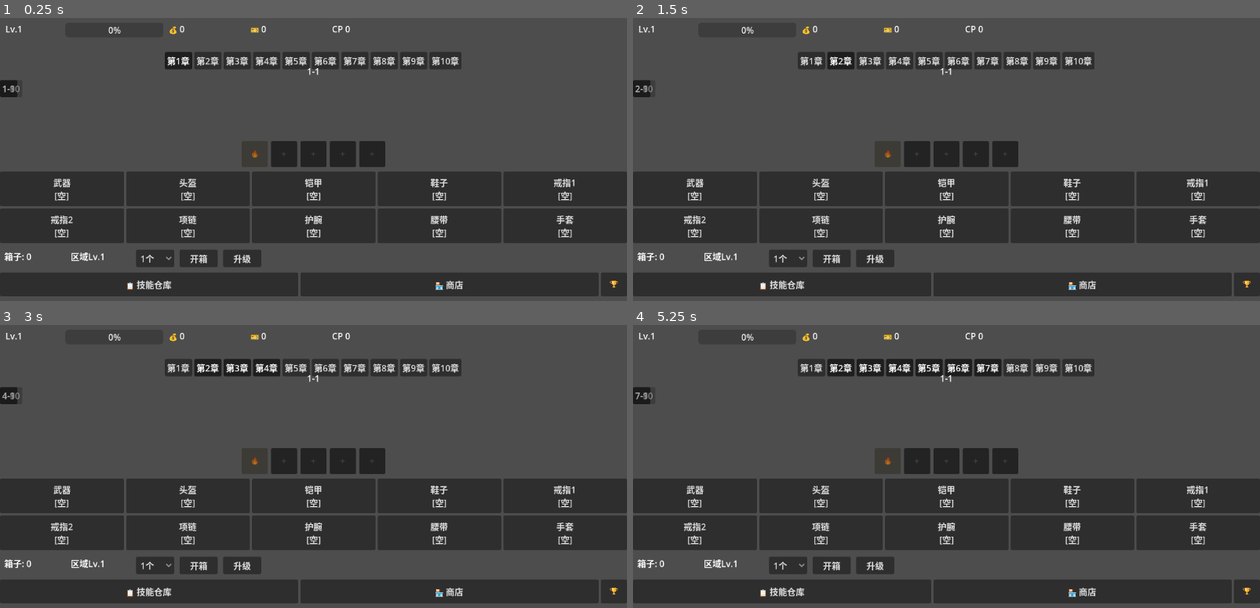
Above: before the commit, frames 1-4 (two rows, left to right).
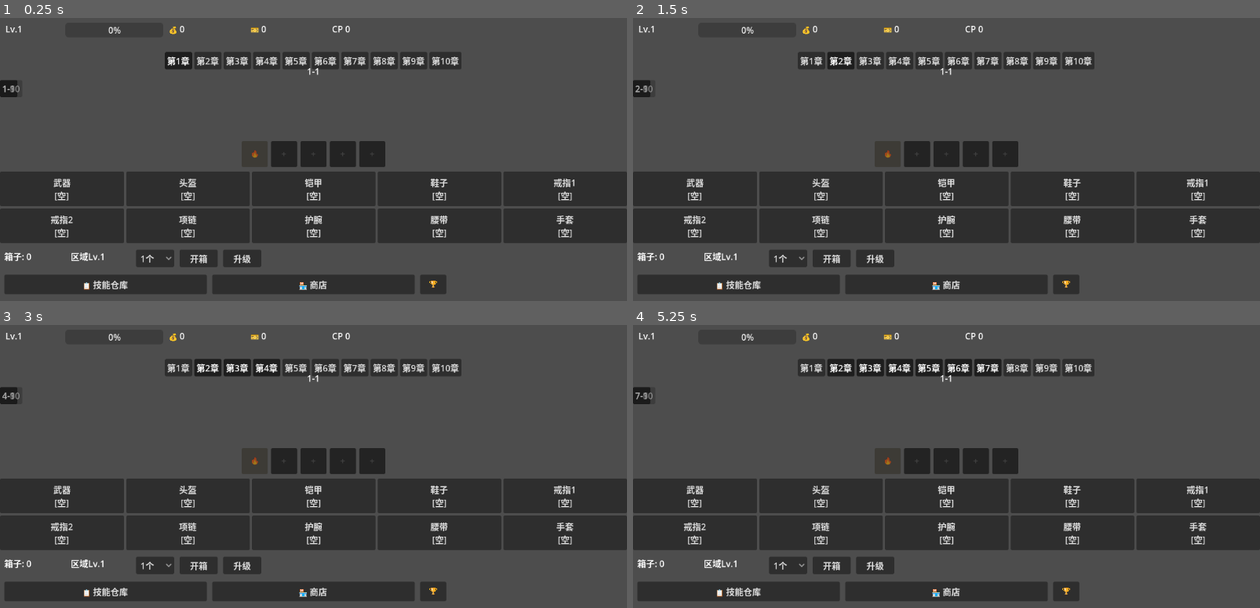
Above: after the commit, the same moments.

Repository: intyouss/adventure-game
Game: Godot game, scene res://scenes/main/main_scene.tscn
Same seed, same stepped clock (60 frames per second), same inputs: the game is played once before the commit and once after it. This scene is started directly instead of the project's main scene.
Inputs:
- Up to frame 1 (0.25 s): no input
- Up to frame 2 (1.5 s): click "第1章" at 0.5 s; click "第2章" at 1.25 s
- Up to frame 3 (3 s): click "第3章" at 2 s; click "第4章" at 2.75 s
- Up to frame 4 (5.25 s): click "第5章" at 3.5 s; click "第6章" at 4.25 s; click "第7章" at 5 s

The runs differ from the first frame. In frame 1, 3.7% of the frame differs, in the area x 0-100%, y 90-99%; in frame 2, 3.7%; in frame 3, 3.7%; in frame 4, 3.7%.

Commit message:
fix: replace HBoxContainer with absolute-positioned buttons

Diff:
--- a/client/scenes/main/main_scene.tscn
+++ b/client/scenes/main/main_scene.tscn
@@ -463,7 +463,7 @@
 text = "加载更多"
 visible = false
 
-[node name="BottomButtonRow" type="HBoxContainer" parent="."]
+[node name="BottomButtonRow" type="Control" parent="."]
 layout_mode = 1
 anchors_preset = -1
 anchor_left = 0.0
@@ -473,22 +473,25 @@
 script = ExtResource("2_bottom_button_row")
 
 [node name="SkillBtn" type="Button" parent="BottomButtonRow"]
-layout_mode = 2
-size_flags_horizontal = 3
-size_flags_vertical = 3
-custom_minimum_size = Vector2(0, 44)
+layout_mode = 0
+offset_left = 8.0
+offset_top = 4.0
+offset_right = 380.0
+offset_bottom = 40.0
 text = "📋 技能仓库"
 
 [node name="ShopBtn" type="Button" parent="BottomButtonRow"]
-layout_mode = 2
-size_flags_horizontal = 3
-size_flags_vertical = 3
-custom_minimum_size = Vector2(0, 44)
+layout_mode = 0
+offset_left = 390.0
+offset_top = 4.0
+offset_right = 762.0
+offset_bottom = 40.0
 text = "🏪 商店"
 
 [node name="LeaderboardBtn" type="Button" parent="BottomButtonRow"]
-layout_mode = 2
-size_flags_horizontal = 0
-size_flags_vertical = 3
-custom_minimum_size = Vector2(48, 44)
+layout_mode = 0
+offset_left = 772.0
+offset_top = 4.0
+offset_right = 820.0
+offset_bottom = 40.0
 text = "🏆"
